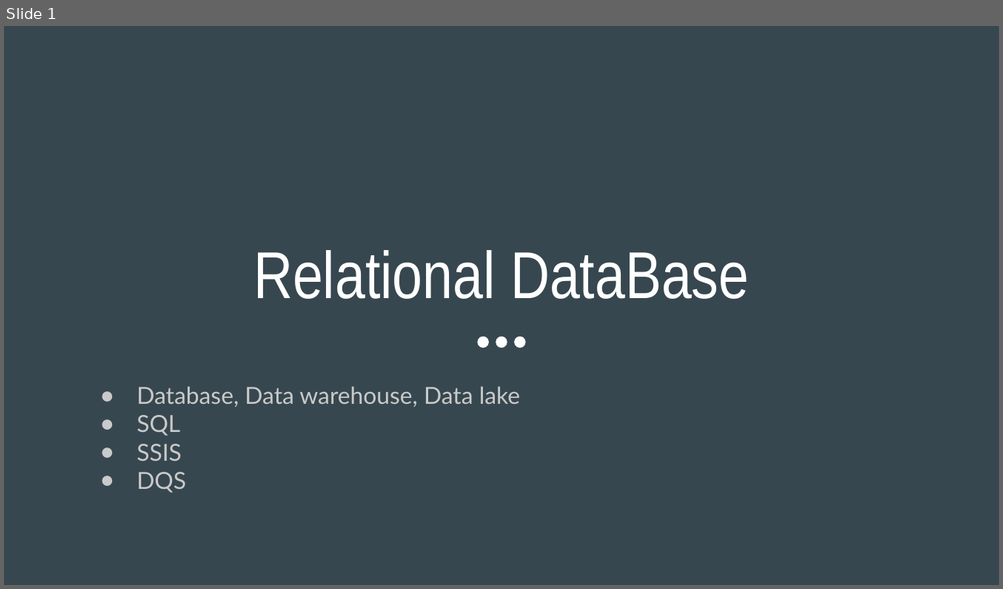
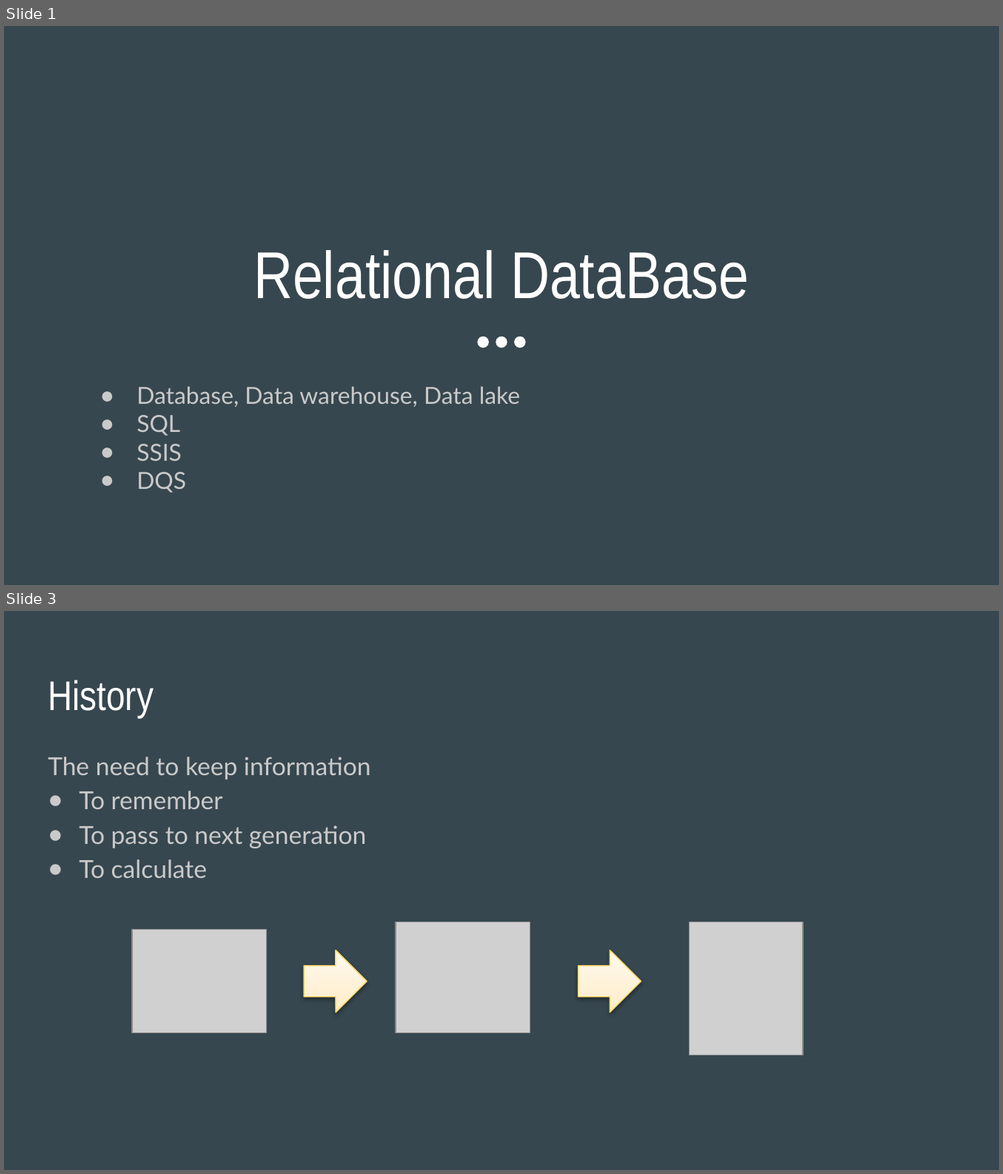
Before and after one commit to aminshahab/Relational_Database_Course, a slide deck: 1- Underestanding Database/Untitled presentation.pptx. Shown one above the other, each under a label of ours: slide 1 before the commit, slides 1 and 3 after it; the slides between them are not shown. The pictures are 1003x589 and 1003x1174 pixels, drawn with LibreOffice and Linux fonts; fonts in the diff are those of the drawing; grey boxes stand for pictures. Boxes give left, top, right and bottom in pixels: in the first picture for what was removed or moved away, otherwise in the second. Text is boxed around its words. In the diff, an @@ line names an element or a change of style, - is before the commit and + after.

```diff
--- a/1- Underestanding Database/Untitled presentation.pptx
+++ b/1- Underestanding Database/Untitled presentation.pptx
@@ slide 3 added at bbox=[4, 611, 999, 1170], background #37474F @@
@@ title added at bbox=[48, 680, 153, 718], 30 pt, text #FFFFFF @@
+History
@@ text added at bbox=[48, 757, 371, 878], 18 pt, text #CACACA @@
+The need to keep information
+● To remember
+● To pass to next generation
+● To calculate
@@ group added at bbox=[132, 923, 802, 1056]: 3 pictures, 2 right arrows @@
```
Also in this commit, not shown: 1 slide changed, 2 other slides added, 2 slides removed.
